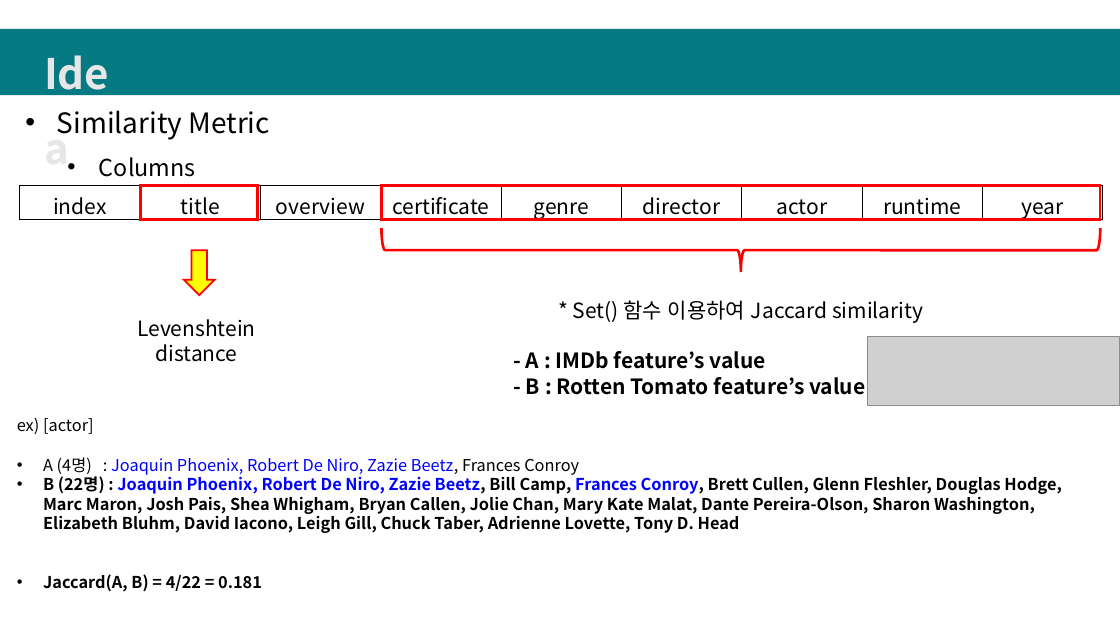
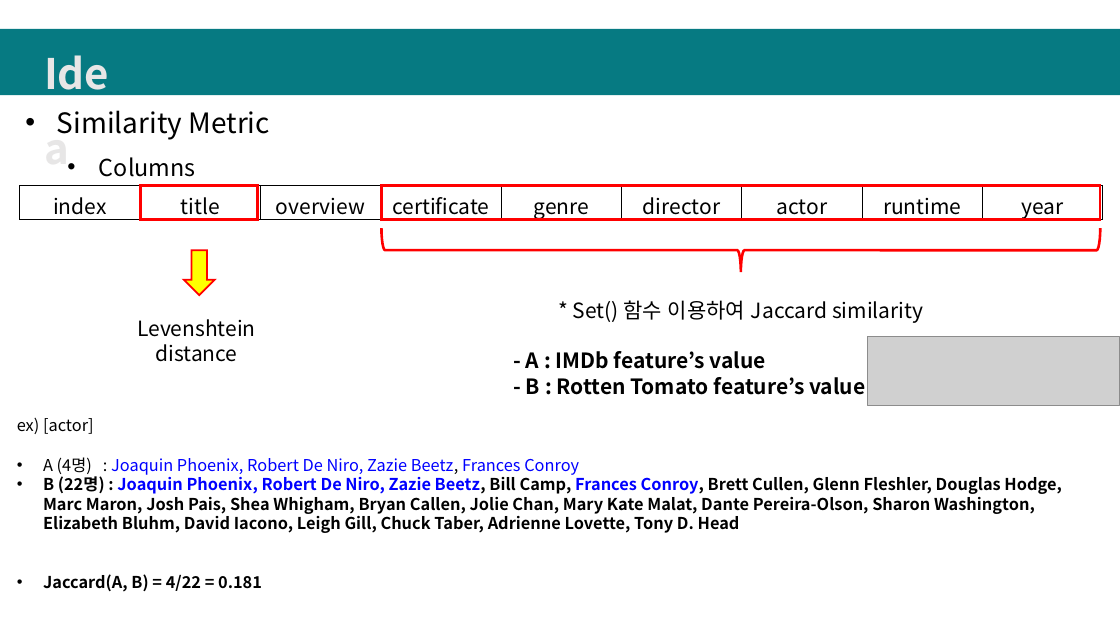
Before and after one commit to keejun-han/NLP_GNN_STUDY, a slide deck: slide 9 of Movie/(210806)MovieData_rottentomato(이천솔).pptx. Drawn at 1120x630 pixels with LibreOffice and Linux fonts; fonts in the diff are those of the drawing; grey boxes stand for pictures. Boxes give left, top, right and bottom in pixels: in the first picture for what was removed or moved away, otherwise in the second. Text is boxed around its words. In the diff, an @@ line names an element or a change of style, - is before the commit and + after.

```diff
--- a/Movie/(210806)MovieData_rottentomato(이천솔).pptx
+++ b/Movie/(210806)MovieData_rottentomato(이천솔).pptx
@@ text at (43,457,579,475): text colour #000000 to #0000FF in "Frances Conroy" @@
```
Also in this commit, not shown: 1 other file.
